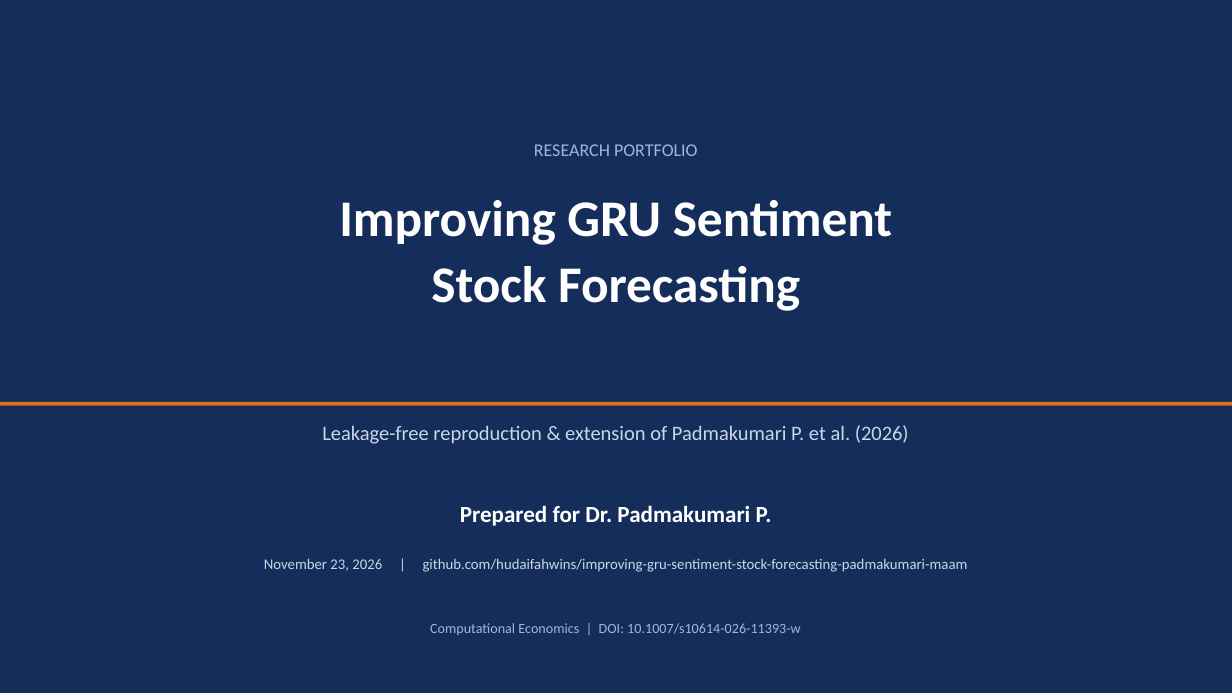
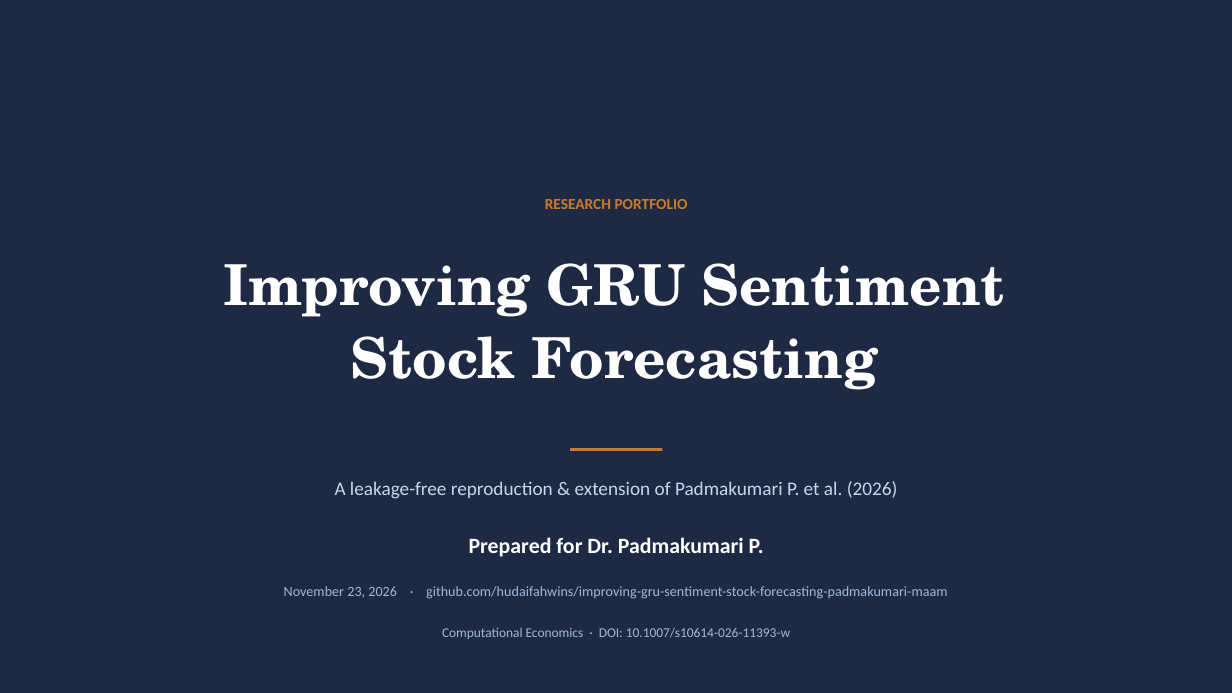
Before and after one commit to hudaifahwins/improving-gru-sentiment-stock-forecasting-padmakumari-maam, a slide deck: slide 1 of PROJECT_PRESENTATION.pptx. Drawn at 1232x693 pixels with LibreOffice and Linux fonts; fonts in the diff are those of the drawing. Boxes give left, top, right and bottom in pixels: in the first picture for what was removed or moved away, otherwise in the second. Text is boxed around its words. In the diff, an @@ line names an element or a change of style, - is before the commit and + after.

Commit message:
design: editorial deck redesign - paper background, serif headline, monochrome figures, hairline tables

```diff
--- a/PROJECT_PRESENTATION.pptx
+++ b/PROJECT_PRESENTATION.pptx
@@ rectangle resized from (x1=0, y1=402, x2=1232, y2=406) to (x1=0, y1=0, x2=1232, y2=693) @@
@@ rectangle at (x1=0, y1=0, x2=1232, y2=693): fill #D9731A to #1E2A44 @@
@@ rectangle removed at (x1=0, y1=0, x2=1232, y2=693) @@
@@ text "RESEARCH PORTFOLIO" moved from (x1=534, y1=144, x2=698, y2=156) to (x1=545, y1=199, x2=688, y2=209) @@
@@ text "RESEARCH PORTFOLIO" at (x1=545, y1=199, x2=688, y2=209): size 14 to 12 pt, text colour #9FB8D8 to #C87B28, bold on; less space between paragraphs @@
@@ text "Improving GRU Sentiment" moved from (x1=339, y1=200, x2=892, y2=311) to (x1=223, y1=263, x2=1005, y2=390) @@
@@ text "Improving GRU Sentiment" at (x1=223, y1=263, x2=1005, y2=390): size 40 to 44 pt, font Calibri to TeX Gyre Schola @@
@@ rectangle added at (x1=570, y1=448, x2=663, y2=451), fill #C87B28 @@
@@ text at (x1=335, y1=481, x2=898, y2=499): text changed; size 16 to 15 pt @@
-Leakage-free reproduction & extension of Padmakumari P. et al. (2026)
+A leakage-free reproduction & extension of Padmakumari P. et al. (2026)
@@ text "Prepared for Dr. Padmakumari P." moved from (x1=460, y1=505, x2=772, y2=526) to (x1=469, y1=537, x2=764, y2=557) @@
@@ text "Prepared for Dr. Padmakumari P." at (x1=469, y1=537, x2=764, y2=557): size 18 to 17 pt @@
@@ text at (x1=284, y1=586, x2=947, y2=599): text changed; size 11.5 to 11 pt; text colour #C9D6E8 to #9FB8D8 @@
-November 23, 2026 | github.com/hudaifahwins/improving-gru-sentiment-stock-forecasting-padmakumari-maam
+November 23, 2026 · github.com/hudaifahwins/improving-gru-sentiment-stock-forecasting-padmakumari-maam
@@ text at (x1=442, y1=628, x2=790, y2=639): text changed; size 11 to 10.5 pt @@
-Computational Economics | DOI: 10.1007/s10614-026-11393-w
+Computational Economics · DOI: 10.1007/s10614-026-11393-w
```
Also in this commit, not shown: 11 other slides changed.
